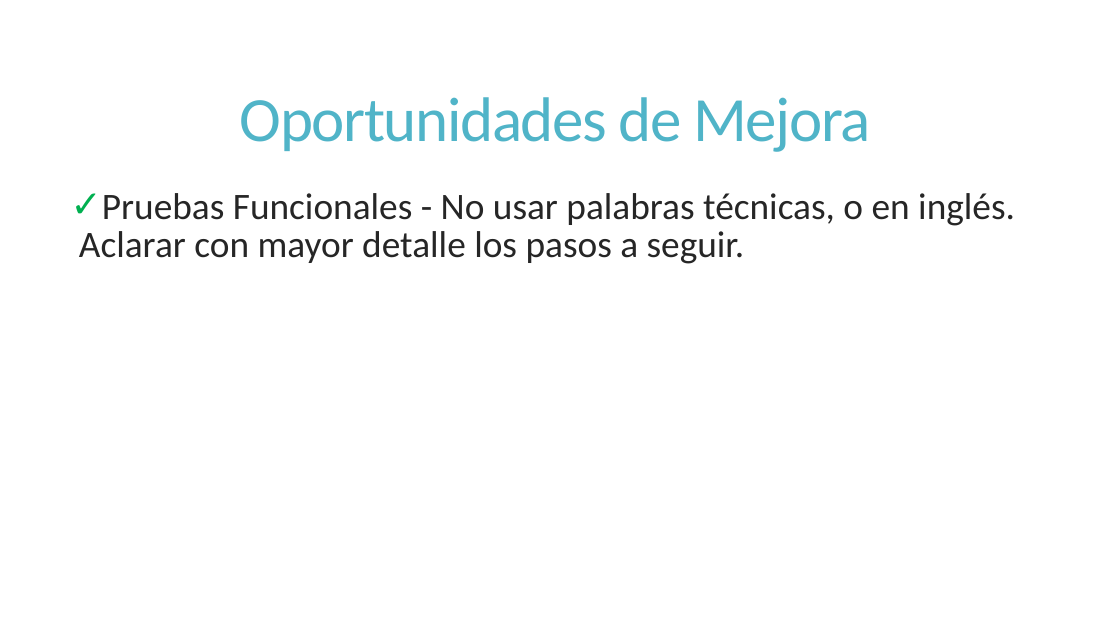
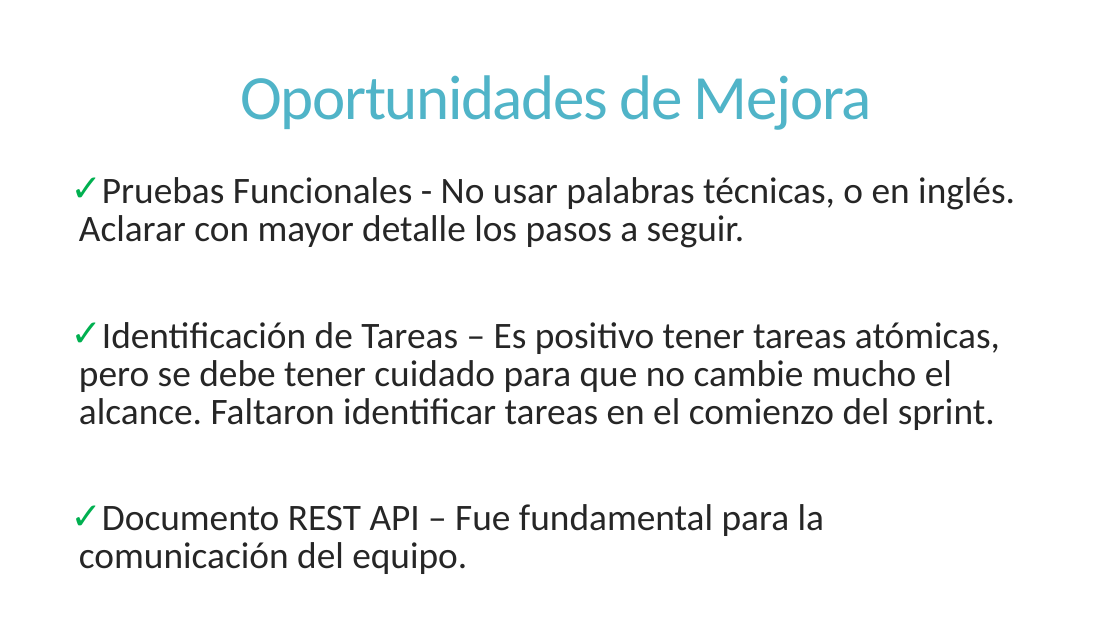
Before and after one commit to dschenkelman/a-malazan-wolvering, a slide deck: slide 14 of docs/Reuniones/Sprint 4/Reunion Formal 20131104/Reunion Formal.pptx. Drawn at 1120x630 pixels with LibreOffice and Linux fonts; fonts in the diff are those of the drawing. Boxes give left, top, right and bottom in pixels: in the first picture for what was removed or moved away, otherwise in the second. Text is boxed around its words. In the diff, an @@ line names an element or a change of style, - is before the commit and + after.

Commit message:
#Added more oportunidades de mejora

```diff
--- a/docs/Reuniones/Sprint 4/Reunion Formal 20131104/Reunion Formal.pptx
+++ b/docs/Reuniones/Sprint 4/Reunion Formal 20131104/Reunion Formal.pptx
@@ title "Oportunidades de Mejora": place and size @@
-title "Oportunidades de Mejora" at [240, 97, 870, 152]
+title "Oportunidades de Mejora" at [241, 75, 871, 130]
@@ text "Pruebas Funcionales - No usar ...": place and size @@
-text "Pruebas Funcionales - No usar ..." at [79, 193, 1015, 264]
+text "Pruebas Funcionales - No usar ..." at [79, 177, 1015, 574]
@@ text at [79, 322, 1000, 574]: paragraphs added @@
+✓ Identificación de Tareas – Es positivo tener tareas atómicas, pero se debe tener cuidado para que no cambie mucho el alcance. Faltaron identificar tareas en el comienzo del sprint.
+✓ Documento REST API – Fue fundamental para la comunicación del equipo.
```
